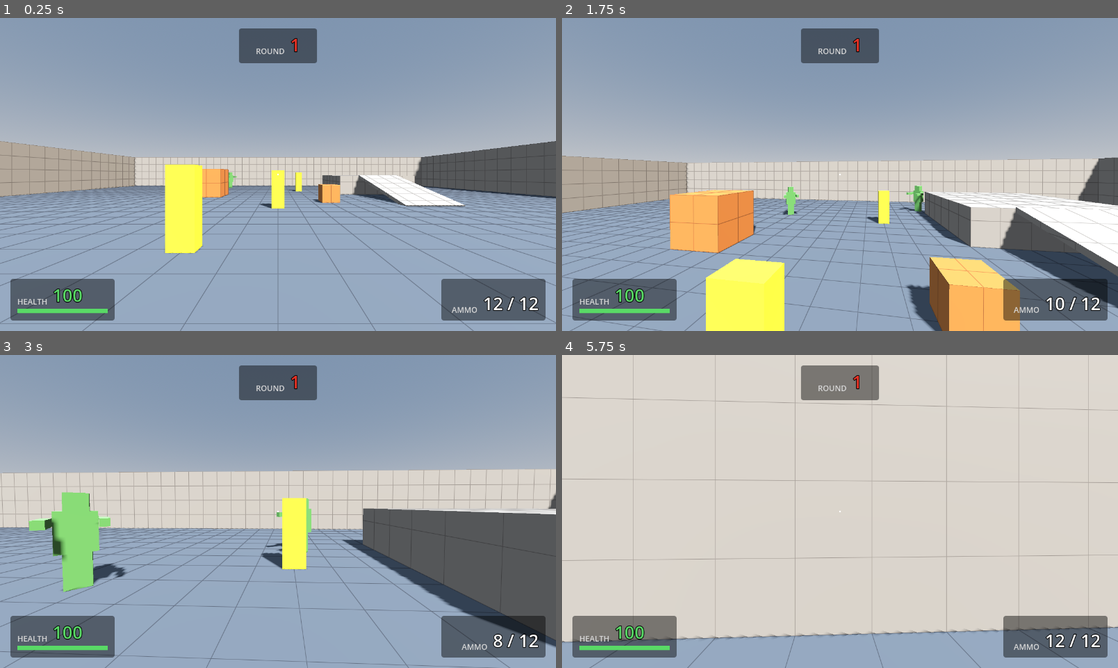
Above: before the commit, frames 1-4 (two rows, left to right).
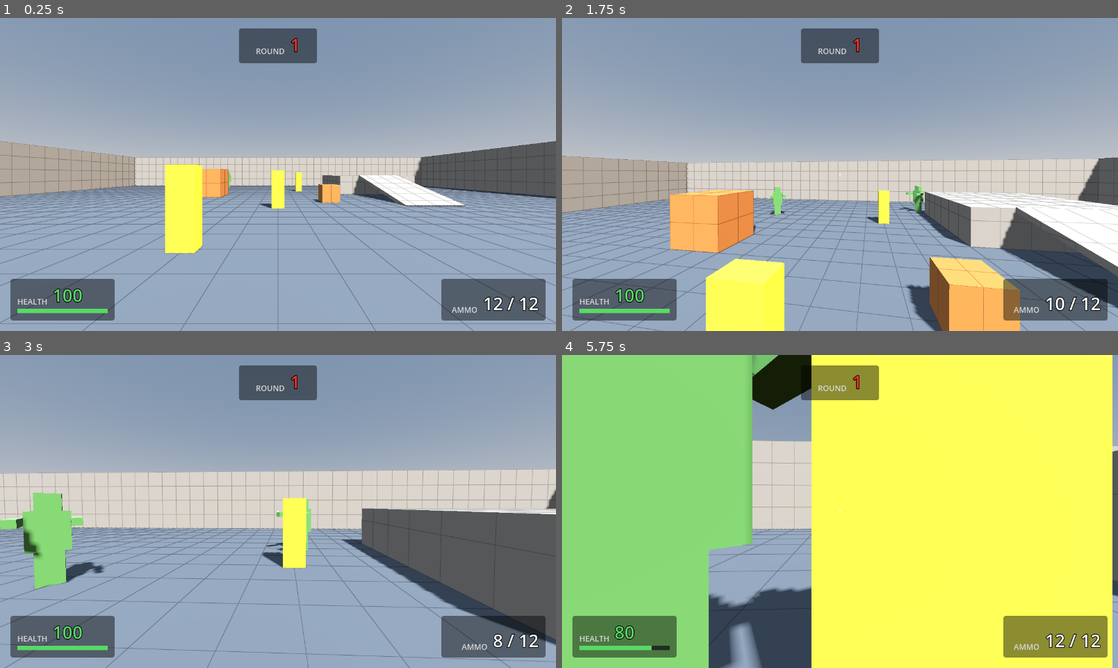
Above: after the commit, the same moments.

Repository: juanakajuan/zombie-survival-fps
Game: Godot game, scene res://levels/test_range.tscn
The game is run twice, just before and just after one commit, with the same random seed, the same clock (stepped at 60 frames per second) and the same inputs.
Inputs (mouse positions are in pixels of both pictures, inside the frame that each line leads up to):
- Up to frame 1 (0.25 s): no input
- Up to frame 2 (1.75 s): tap Enter (restart) at 0.5 s; move the mouse to (867, 174) at 0.52 s; hold Shift (sprint) 0.53-1.28 s; hold W (move_forward) from 0.53 s (still down); click (867, 174) at 0.67 s; tap Space (jump) at 0.77, 1.07, 1.52 s; tap Ctrl (crouch, bound only after the commit) at 0.8, 1.35 s; move the mouse to (812, 174) at 1.27 s; click (812, 174) at 1.42 s; tap Shift (sprint) at 1.55 s
- Up to frame 3 (3 s): keep holding W (move_forward); tap Space (jump) at 1.82 s; move the mouse to (289, 505) at 2.02 s; press the mouse at (289, 505) at 2.03 s; tap Ctrl (crouch, bound only after the commit) at 2.3 s; move the mouse to (272, 517) at 2.77 s; release the mouse at (272, 517) at 2.78 s; tap Shift (sprint) at 2.85 s; click (272, 517) at 2.92 s
- Up to frame 4 (5.75 s): keep holding W (move_forward); tap Space (jump) at 3.02, 3.32, 3.77, 4.07, 4.52, 4.82 s; move the mouse to (878, 514) at 3.52 s; hold Ctrl (crouch, bound only after the commit) 3.53-4.28 s; click (878, 514) at 3.67 s; tap R (reload) at 4.15 s; move the mouse to (795, 508) at 4.27 s; tap Shift (sprint) at 4.35 s; click (795, 508) at 4.42 s; move the mouse to (845, 511) at 5.02 s; hold Ctrl (crouch, bound only after the commit) from 5.03 s (still down); click (845, 511) at 5.17 s

The runs differ from the first frame. In frame 1, less than 0.1% of the frame differs, in the area x 41-43%, y 49-55%; in frame 2, 0.3%; in frame 3, 6.6%; in frame 4, 96%, in the area x 0-100%, y 0-100%.

Commit message:
feat: add crouching and a crawl tunnel
Hold Ctrl to crouch: the player is 1 m tall and moves at 2.5 m/s. The
player stays crouched under a low ceiling until there is room to stand.
Add a crawl tunnel west of the spawn in the test range to test it.

Diff:
--- a/levels/test_range.tscn
+++ b/levels/test_range.tscn
@@ -113,6 +113,24 @@
 size = Vector3(3, 0.2, 5.75)
 material = SubResource("wall_material")
 
+[node name="CrawlRoof" type="CSGBox3D" parent="Geometry"]
+position = Vector3(-8, 1.4, 6)
+use_collision = true
+size = Vector3(4, 0.4, 3)
+material = SubResource("wall_material")
+
+[node name="CrawlWallNorth" type="CSGBox3D" parent="Geometry"]
+position = Vector3(-8, 0.6, 4.75)
+use_collision = true
+size = Vector3(4, 1.2, 0.5)
+material = SubResource("wall_material")
+
+[node name="CrawlWallSouth" type="CSGBox3D" parent="Geometry"]
+position = Vector3(-8, 0.6, 7.25)
+use_collision = true
+size = Vector3(4, 1.2, 0.5)
+material = SubResource("wall_material")
+
 [node name="Player" parent="." instance=ExtResource("2_player")]
 position = Vector3(0, 0, 6)
 
--- a/player/player.gd
+++ b/player/player.gd
@@ -21,6 +21,13 @@
 @export_range(0.0, 20.0, 0.1, "suffix:m/s") var jump_velocity: float = 8.0
 @export_range(0.0, 60.0, 0.1, "suffix:m/s²") var gravity: float = 25.0
 
+@export_group("Crouch")
+@export_range(0.0, 10.0, 0.1, "suffix:m/s") var crouch_speed: float = 2.5
+## Collision height while crouched. Standing height comes from the capsule in the scene.
+@export_range(0.7, 1.8, 0.05, "suffix:m") var crouch_height: float = 1.0
+## How fast the camera moves down and up when the player crouches and stands.
+@export_range(0.1, 20.0, 0.1, "suffix:m/s") var crouch_camera_speed: float = 6.0
+
 @export_group("Look")
 @export_range(0.0001, 0.02, 0.0001, "suffix:rad/px") var mouse_sensitivity: float = 0.0025
 @export_range(0.0, 90.0, 0.5, "suffix:°") var max_pitch_degrees: float = 89.0
@@ -28,11 +35,22 @@
 @onready var _head: Node3D = $Head
 @onready var _weapon: Weapon = $Head/Camera3D/Weapon
 @onready var _health: Health = $Health
+@onready var _collision: CollisionShape3D = $CollisionShape3D
+
+var _crouched := false
+var _shape: CapsuleShape3D
+var _stand_height: float
+var _stand_head_height: float
 
 
 func _ready() -> void:
 	Input.mouse_mode = Input.MOUSE_MODE_CAPTURED
 	_health.died.connect(_on_health_died)
+	# Every Player instance shares the scene's capsule, so crouching must resize a copy.
+	_shape = _collision.shape.duplicate() as CapsuleShape3D
+	_collision.shape = _shape
+	_stand_height = _shape.height
+	_stand_head_height = _head.position.y
 
 
 func _unhandled_input(event: InputEvent) -> void:
@@ -53,6 +71,7 @@
 
 
 func _physics_process(delta: float) -> void:
+	_update_crouch(delta)
 	var on_floor := is_on_floor()
 	# Holding jump hops again on the first floor frame, before friction can slow the player.
 	var jumping := on_floor and Input.is_action_pressed("jump") and not is_dead()
@@ -66,7 +85,7 @@
 
 	var move_input := _move_input()
 	var wish_dir := (global_basis * Vector3(move_input.x, 0.0, move_input.y)).normalized()
-	var target_speed := (sprint_speed if is_sprinting() else walk_speed) * move_input.length()
+	var target_speed := (crouch_speed if _crouched else sprint_speed if is_sprinting() else walk_speed) * move_input.length()
 	if on_floor:
 		_accelerate(wish_dir, target_speed, target_speed, ground_acceleration, delta)
 	else:
@@ -84,9 +103,15 @@
 	_head.rotation.x = clampf(_head.rotation.x - relative.y * mouse_sensitivity, -max_pitch, max_pitch)
 
 
-## True while on the floor with the sprint action held and the move input pointing forward.
+## True while on the floor, not crouched, with the sprint action held and the move input pointing forward.
 func is_sprinting() -> bool:
-	return is_on_floor() and Input.is_action_pressed("sprint") and _move_input().y < -0.5
+	return is_on_floor() and not _crouched and Input.is_action_pressed("sprint") and _move_input().y < -0.5
+
+
+## True while the player is crouched. The player stays crouched after the crouch action is released
+## until there is room to stand.
+func is_crouching() -> bool:
+	return _crouched
 
 
 func is_dead() -> bool:
@@ -122,3 +147,31 @@
 	if add_speed <= 0.0:
 		return
 	velocity += wish_dir * minf(acceleration * target_speed * delta, add_speed)
+
+
+func _update_crouch(delta: float) -> void:
+	if Input.is_action_pressed("crouch") and not is_dead():
+		_set_crouched(true)
+	elif _crouched and _has_room_to_stand():
+		_set_crouched(false)
+	var head_height := _stand_head_height - (_stand_height - crouch_height if _crouched else 0.0)
+	_head.position.y = move_toward(_head.position.y, head_height, crouch_camera_speed * delta)
+
+
+func _set_crouched(crouched: bool) -> void:
+	_crouched = crouched
+	_shape.height = crouch_height if crouched else _stand_height
+	_collision.position.y = _shape.height / 2.0
+
+
+func _has_room_to_stand() -> bool:
+	var standing := CapsuleShape3D.new()
+	standing.radius = _shape.radius
+	standing.height = _stand_height
+	var query := PhysicsShapeQueryParameters3D.new()
+	query.shape = standing
+	# Lifted a little, so that the floor under the feet does not count.
+	query.transform = global_transform.translated(Vector3.UP * (_stand_height / 2.0 + 0.05))
+	query.collision_mask = collision_mask
+	query.exclude = [get_rid()]
+	return get_world_3d().direct_space_state.intersect_shape(query, 1).is_empty()
--- a/project.godot
+++ b/project.godot
@@ -65,6 +65,11 @@
 "events": [Object(InputEventKey,"resource_local_to_scene":false,"resource_name":"","device":-1,"window_id":0,"alt_press …(190 unchanged characters)…
 ]
 }
+crouch={
+"deadzone": 0.2,
+"events": [Object(InputEventKey,"resource_local_to_scene":false,"resource_name":"","device":-1,"window_id":0,"alt_pressed":false,"shift_pressed":false,"ctrl_pressed":false,"meta_pressed":false,"pressed":false,"keycode":0,"physical_keycode":4194326,"key_label":0,"unicode":0,"location":0,"echo":false,"script":null)
+]
+}
 sprint={
 "deadzone": 0.2,
 "events": [Object(InputEventKey,"resource_local_to_scene":false,"resource_name":"","device":-1,"window_id":0,"alt_press …(195 unchanged characters)…
--- a/tests/player/test_player.gd
+++ b/tests/player/test_player.gd
@@ -155,6 +155,55 @@
 	assert_almost_eq(_horizontal_speed(player), speed_before, 0.01, "air speed is kept without input")
 
 
+func test_crouch_lowers_the_camera_and_moves_at_crouch_speed() -> void:
+	var player := await _spawn_player()
+	var camera := player.get_node("Head/Camera3D") as Camera3D
+	var standing_eye := camera.global_position.y
+	Input.action_press("crouch")
+	Input.action_press("sprint")
+	Input.action_press("move_forward")
+	await _run_seconds(1.0)
+	assert_true(player.is_crouching(), "is_crouching is true")
+	assert_true(not player.is_sprinting(), "crouching is not sprinting")
+	assert_true(camera.global_position.y < standing_eye - 0.5, "camera went down, got %s" % camera.global_position.y)
+	assert_almost_eq(_horizontal_speed(player), player.crouch_speed, SPEED_TOLERANCE, "speed is crouch_speed")
+
+
+func test_release_crouch_stands_up() -> void:
+	var player := await _spawn_player()
+	var camera := player.get_node("Head/Camera3D") as Camera3D
+	var standing_eye := camera.global_position.y
+	Input.action_press("crouch")
+	await _run_seconds(0.5)
+	Input.action_release("crouch")
+	await _run_seconds(0.5)
+	assert_true(not player.is_crouching(), "player stands up")
+	assert_almost_eq(camera.global_position.y, standing_eye, 0.01, "camera is back at standing height")
+
+
+func test_only_a_crouched_player_fits_under_a_low_ceiling() -> void:
+	var player := await _spawn_player()
+	_add_box(Vector3(0.0, 1.4, -3.0), Vector3(4.0, 0.4, 2.0))
+	Input.action_press("move_forward")
+	await _run_seconds(1.5)
+	assert_true(player.global_position.z > -2.0 + 0.3, "standing player is stopped by the ceiling, got z=%s" % player.global_position.z)
+	Input.action_press("crouch")
+	await _run_seconds(1.5)
+	assert_true(player.global_position.z < -2.5, "crouched player goes under, got z=%s" % player.global_position.z)
+
+
+func test_player_stays_crouched_under_a_low_ceiling() -> void:
+	var player := await _spawn_player()
+	Input.action_press("crouch")
+	await _run_seconds(0.2)
+	_add_box(Vector3(0.0, 1.4, 0.0), Vector3(4.0, 0.4, 4.0))
+	await physics_frames(2)
+	Input.action_release("crouch")
+	await _run_seconds(0.5)
+	assert_true(player.is_crouching(), "player cannot stand under the ceiling")
+	assert_almost_eq(player.global_position.y, 0.0, 0.05, "player is not pushed through the ceiling")
+
+
 func test_look_up_clamps_pitch() -> void:
 	var player := await _spawn_player()
 	var head := player.get_node("Head") as Node3D
@@ -296,6 +345,17 @@
 	return player
 
 
+func _add_box(center: Vector3, size: Vector3) -> void:
+	var body := StaticBody3D.new()
+	var shape := CollisionShape3D.new()
+	var box := BoxShape3D.new()
+	box.size = size
+	shape.shape = box
+	body.add_child(shape)
+	body.position = center
+	add_child(body)
+
+
 func _run_seconds(seconds: float) -> void:
 	await physics_frames(roundi(seconds * Engine.physics_ticks_per_second))
 
Not shown, changed: .claude/skills/verify/SKILL.md
Not shown, changed: CLAUDE.md
Not shown, changed: DESIGN.md
